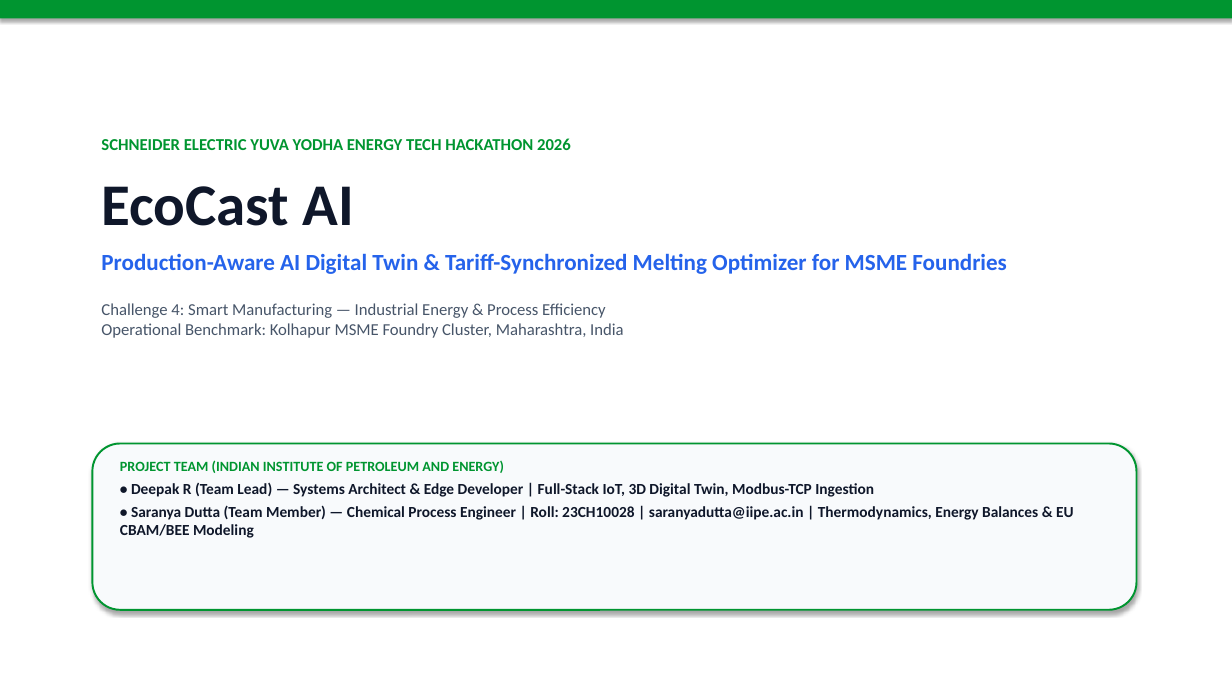
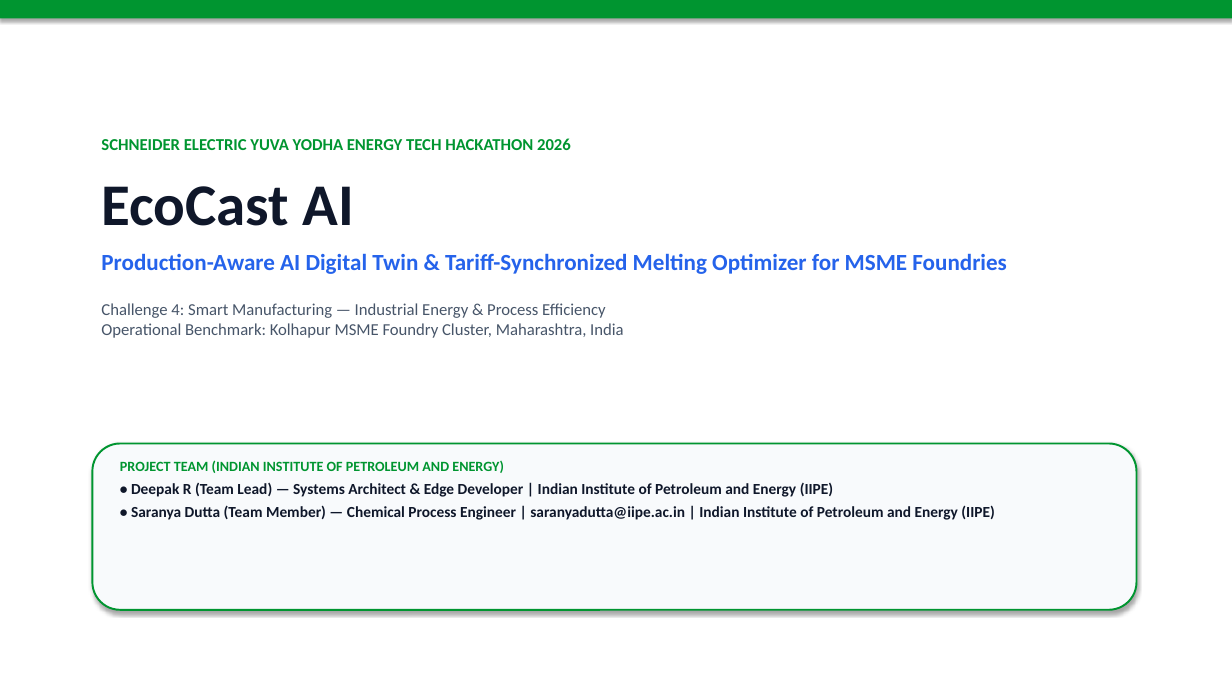
Before and after one commit to Arkz-Deepak/yuva-yodha-hackathon, a slide deck: slide 1 of docs/EcoCast_AI_Yuva_Yodha_Presentation.pptx. Drawn at 1232x693 pixels with LibreOffice and Linux fonts; fonts in the diff are those of the drawing. Boxes give left, top, right and bottom in pixels: in the first picture for what was removed or moved away, otherwise in the second. Text is boxed around its words. In the diff, an @@ line names an element or a change of style, - is before the commit and + after.

Commit message:
refactor(currency&team): convert all tariff protection metrics to Indian Rupees (INR) and add IIPE college to Deepak R, remove roll number

```diff
--- a/docs/EcoCast_AI_Yuva_Yodha_Presentation.pptx
+++ b/docs/EcoCast_AI_Yuva_Yodha_Presentation.pptx
@@ text at (131,483,994,520): text changed @@
-• Deepak R (Team Lead) — Systems Architect & Edge Developer | Full-Stack IoT, 3D Digital Twin, Modbus-TCP Ingestion
-• Saranya Dutta (Team Member) — Chemical Process Engineer | Roll: 23CH10028 | saranyadutta@iipe.ac.in | Thermodynamics, Energy Balances & EU CBAM/BEE Modeling
+• Deepak R (Team Lead) — Systems Architect & Edge Developer | Indian Institute of Petroleum and Energy (IIPE)
+• Saranya Dutta (Team Member) — Chemical Process Engineer | saranyadutta@iipe.ac.in | Indian Institute of Petroleum and Energy (IIPE)
```
Also in this commit, not shown: 2 other slides changed, 10 other files.
